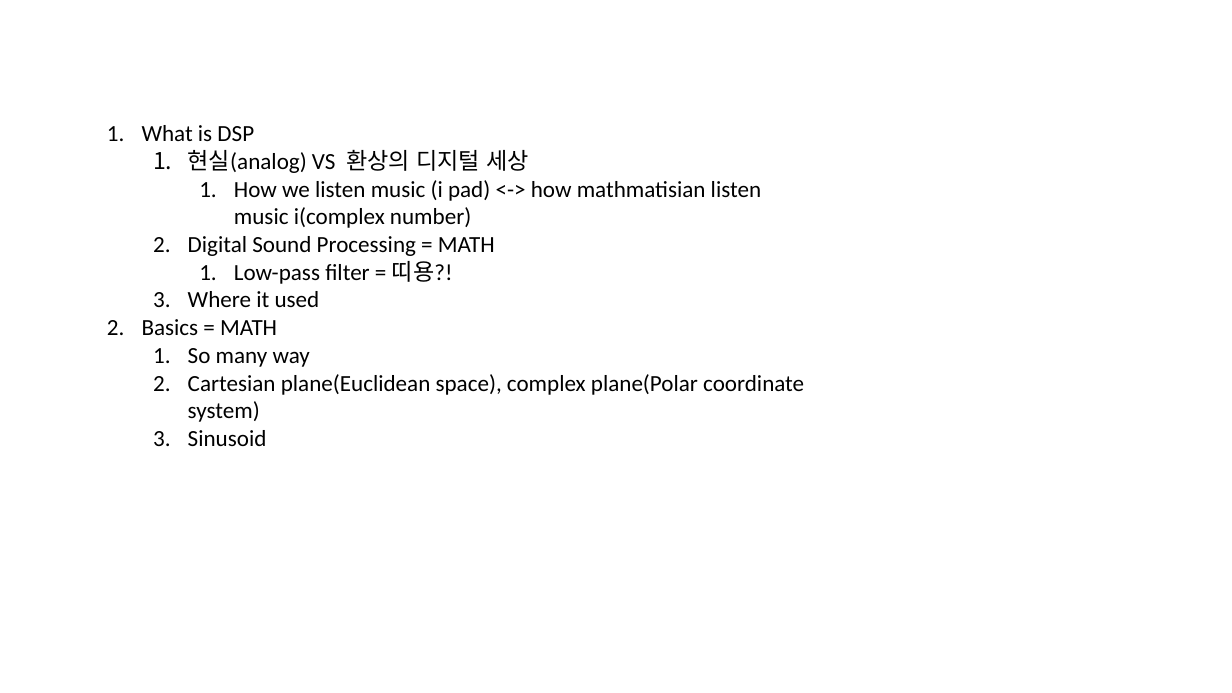
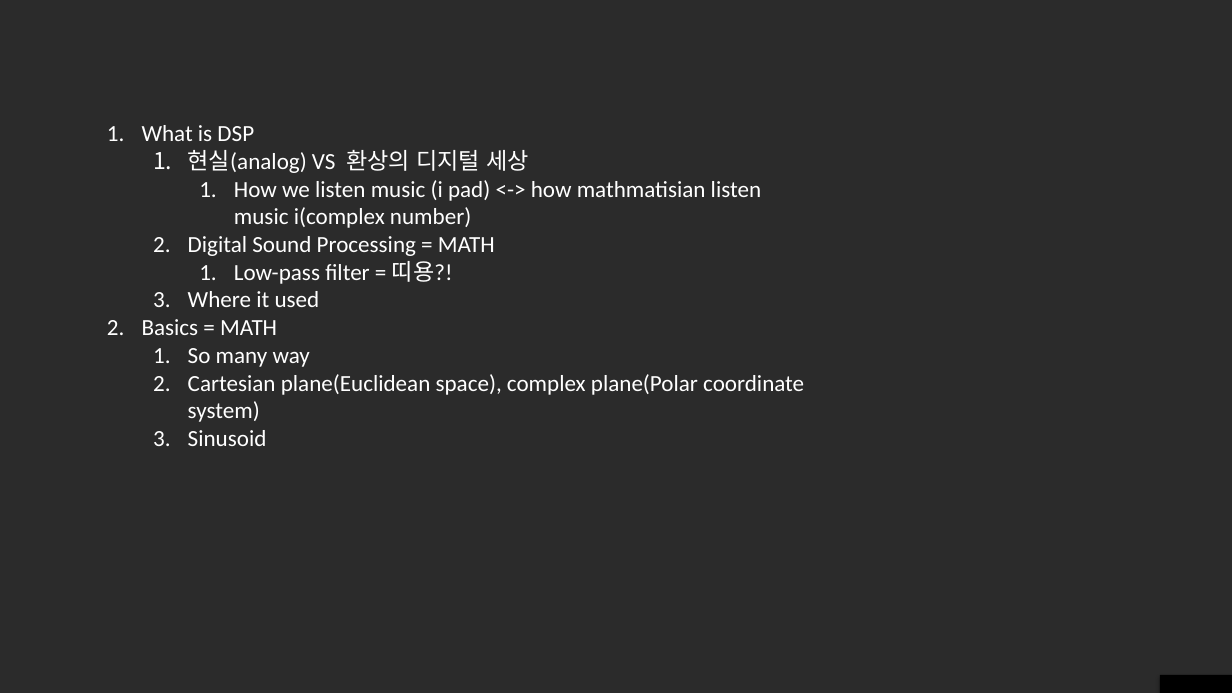
Before and after one commit to klimdev/DSP, a slide deck: slide 11 of 1. Introduction to DSP.pptx (slide 1 before the commit). Drawn at 1232x693 pixels with LibreOffice and Linux fonts; fonts in the diff are those of the drawing; background and template pictures are left out; a plain dark background stands for a picture behind light text. Boxes give left, top, right and bottom in pixels: in the first picture for what was removed or moved away, otherwise in the second. Text is boxed around its words. In the diff, an @@ line names an element or a change of style, - is before the commit and + after.

```diff
--- a/1. Introduction to DSP.pptx
+++ b/1. Introduction to DSP.pptx
@@ background #FFFFFF to picture (left out) @@
@@ text "What is DSP" at [142, 125, 804, 446]: text colour #000000 to #FFFFFF @@
@@ rectangle added at [1160, 675, 1232, 693], fill #000000 @@
```
Also in this commit, not shown: 10 slides added, 5 slides removed, 23 other files.
